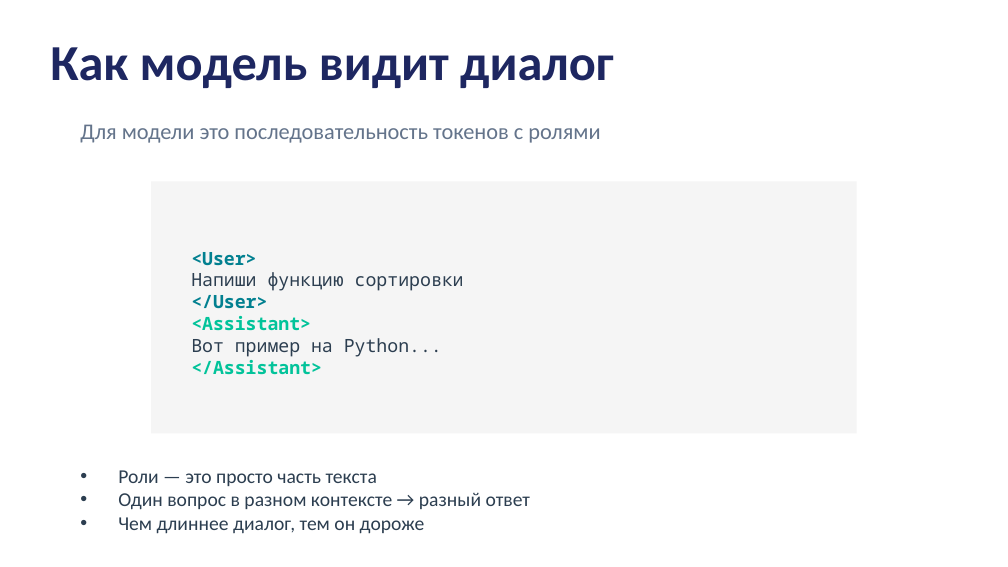
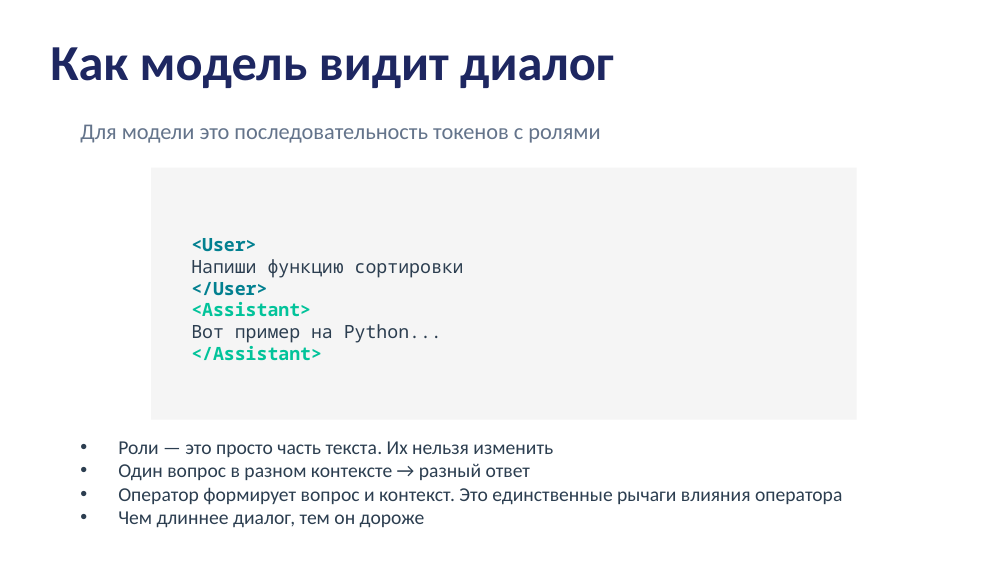
Before and after one commit to Air-Erik/workshop-ai, a slide deck: slide 5 of docs/slides/AI_Cursor_Workshop.pptx. Drawn at 1008x567 pixels with LibreOffice and Linux fonts; fonts in the diff are those of the drawing. Boxes give left, top, right and bottom in pixels: in the first picture for what was removed or moved away, otherwise in the second. Text is boxed around its words. In the diff, an @@ line names an element or a change of style, - is before the commit and + after.

Commit message:
docs: обновление текста и структуры материалов воркшопа, включая уточнение ключевых тем и изменение заголовков для улучшения ясности

```diff
--- a/docs/slides/AI_Cursor_Workshop.pptx
+++ b/docs/slides/AI_Cursor_Workshop.pptx
@@ rectangle: place and size @@
-rectangle at (151, 181, 857, 433)
+rectangle at (151, 167, 857, 419)
@@ text "<User>": place and size @@
-text "<User>" at (191, 252, 464, 375)
+text "<User>" at (191, 238, 464, 361)
@@ text "Роли — это просто часть ...": place and size @@
-text "Роли — это просто часть ..." at (118, 470, 531, 534)
+text "Роли — это просто часть ..." at (118, 441, 842, 528)
@@ text at (118, 441, 553, 457): text changed @@
-• Роли — это просто часть текста
+• Роли — это просто часть текста. Их нельзя изменить
@@ text at (118, 487, 842, 505): paragraph added @@
+• Оператор формирует вопрос и контекст. Это единственные рычаги влияния оператора
```
Also in this commit, not shown: 2 other slides changed, 1 slide added, 2 other files.
